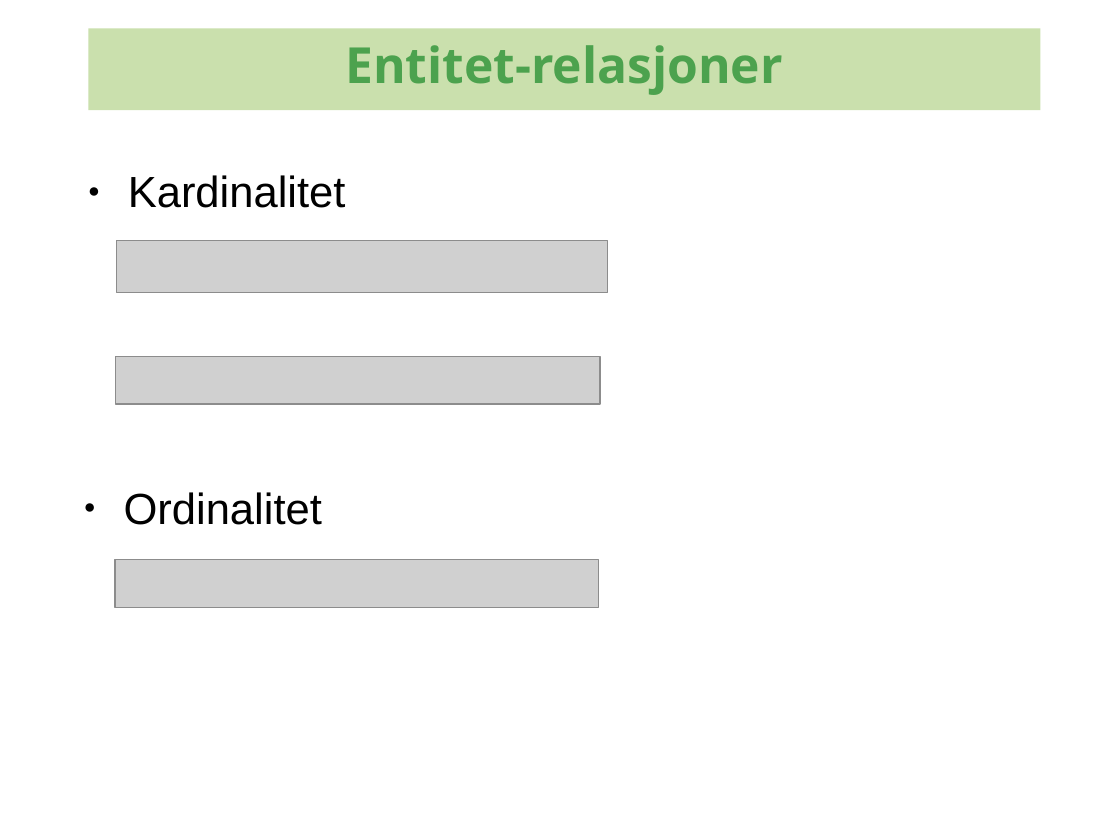
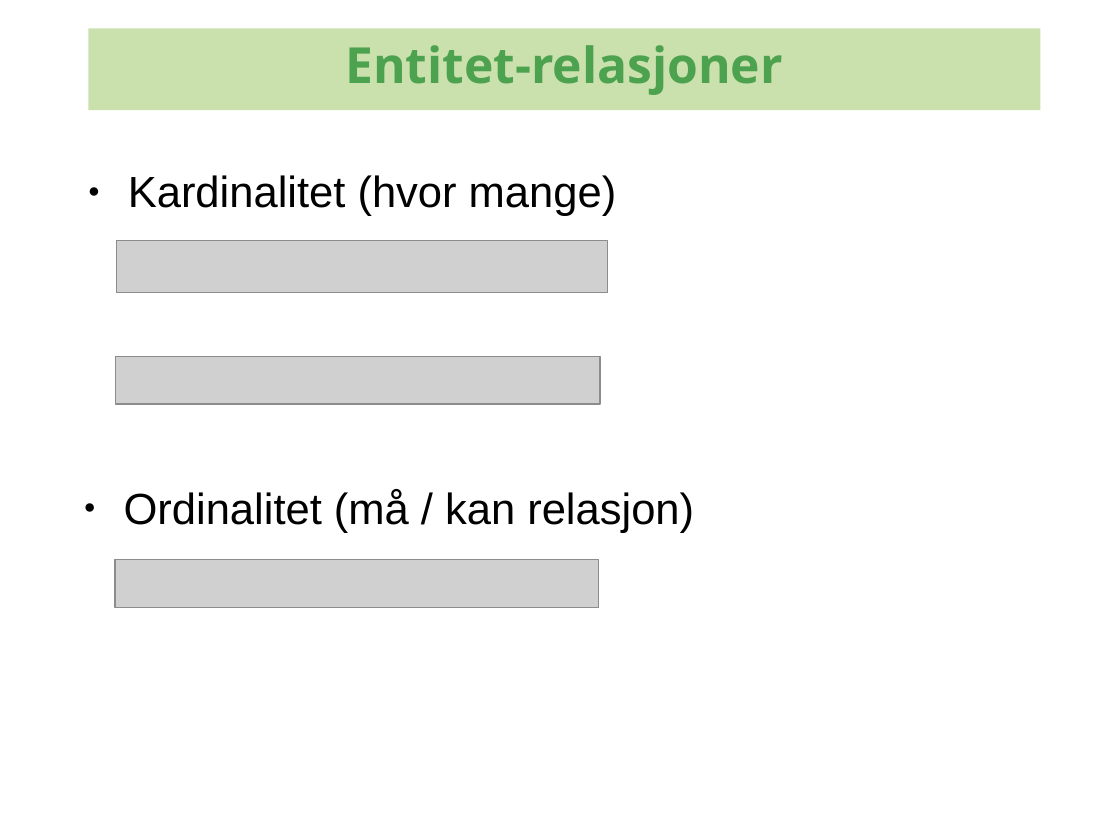
Before and after one commit to kenglxn/seam-maven-refimpl, a slide deck: slide 42 of sandbox/loo/jpa-continued/jpa-continued.odp (slide 39 before the commit). Drawn at 1120x840 pixels with LibreOffice and Linux fonts; fonts in the diff are those of the drawing; grey boxes stand for pictures; background and template pictures are left out. Boxes give left, top, right and bottom in pixels: in the first picture for what was removed or moved away, otherwise in the second. Text is boxed around its words. In the diff, an @@ line names an element or a change of style, - is before the commit and + after.

```diff
--- a/sandbox/loo/jpa-continued/jpa-continued.odp
+++ b/sandbox/loo/jpa-continued/jpa-continued.odp
@@ text at <box>128,175,617,216</box>: text changed @@
-● Kardinalitet
+● Kardinalitet (hvor mange)
@@ text at <box>124,489,694,533</box>: text changed @@
-● Ordinalitet
+● Ordinalitet (må / kan relasjon)
```
Also in this commit, not shown: 10 other slides changed, 19 slides added.
